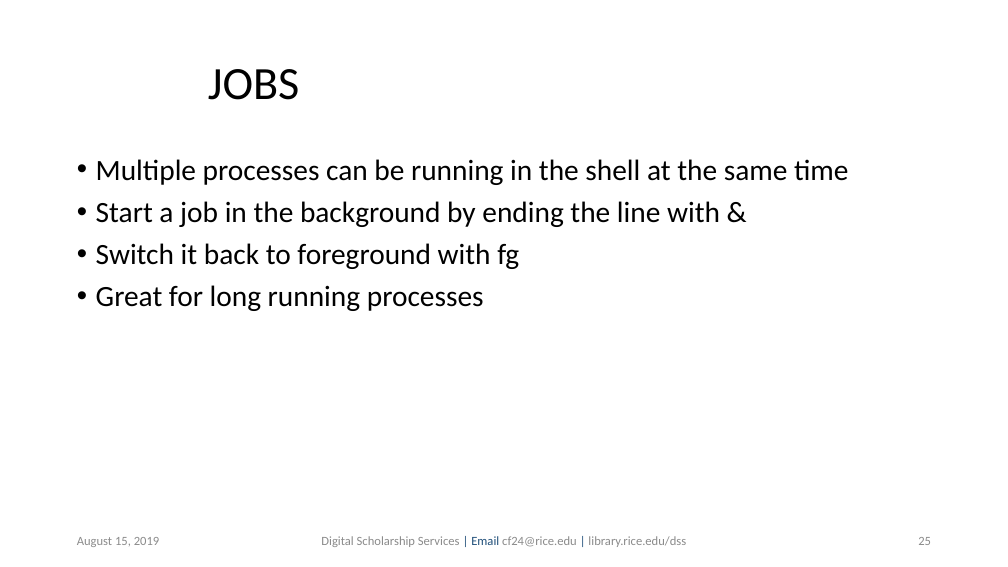
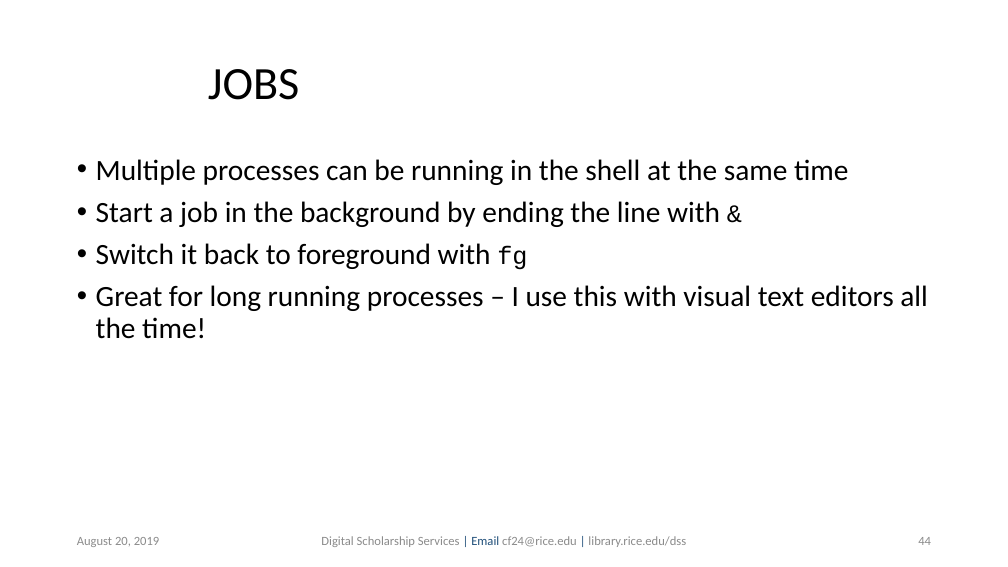
Before and after one commit to bakitybacon/rice-data-and-donuts, a slide deck: slide 44 of bash/Introduction to Bash.pptx (slide 25 before the commit). Drawn at 1008x567 pixels with LibreOffice and Linux fonts; fonts in the diff are those of the drawing; background and template pictures are left out. Boxes give left, top, right and bottom in pixels: in the first picture for what was removed or moved away, otherwise in the second. Text is boxed around its words. In the diff, an @@ line names an element or a change of style, - is before the commit and + after.

```diff
--- a/bash/Introduction to Bash.pptx
+++ b/bash/Introduction to Bash.pptx
@@ text at (x1=96, y1=201, x2=720, y2=270): size 28 to 24 pt, font Calibri to Courier New in "&", "fg" @@
@@ text at (x1=96, y1=285, x2=928, y2=339): text changed @@
-• Great for long running processes
+• Great for long running processes – I use this with visual text editors all the time!
@@ text at (x1=77, y1=537, x2=160, y2=547): text changed @@
-August 15, 2019
+August 20, 2019
@@ page number at (x1=918, y1=537, x2=931, y2=545): text changed @@
-25
+44
```
Also in this commit, not shown: 41 other slides changed, 6 slides added, 1 slide removed.
